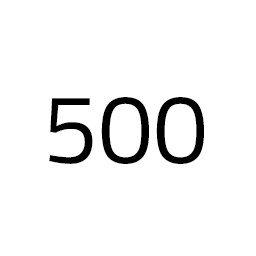
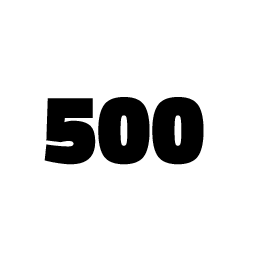
Layers edited between the first and the second 256x256 image:
renamed "500 copy 2" to "500", painted on it over [44, 97, 204, 165]
hid "Rounded Rectangle 1 copy 2" over [44, 97, 204, 165]
